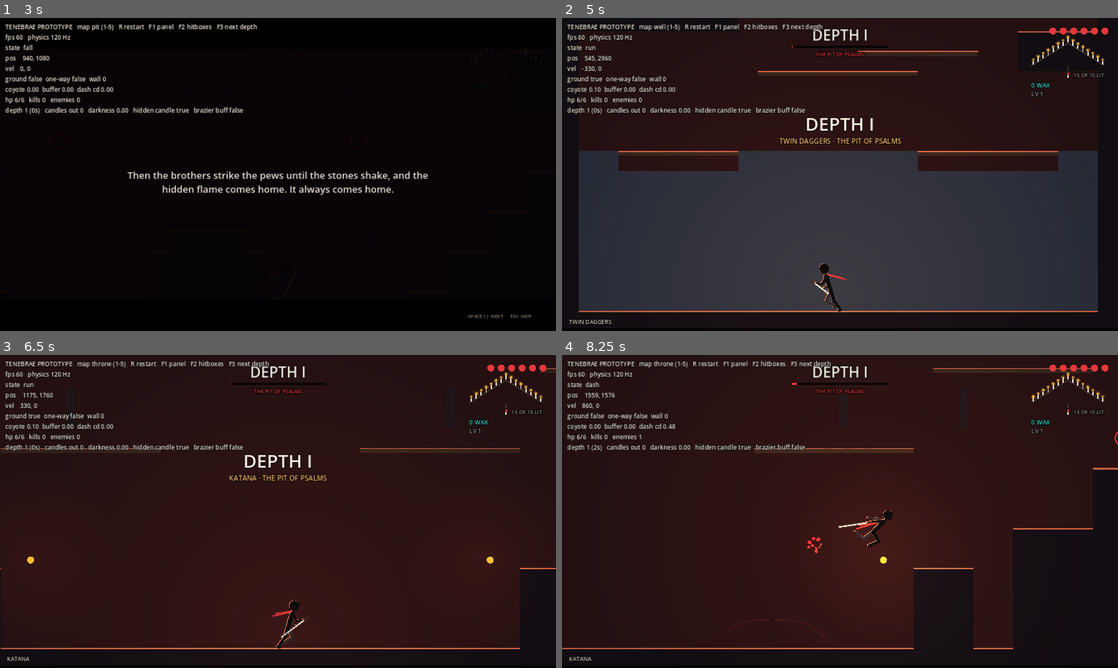
Above: before the commit, frames 1-4 (two rows, left to right).
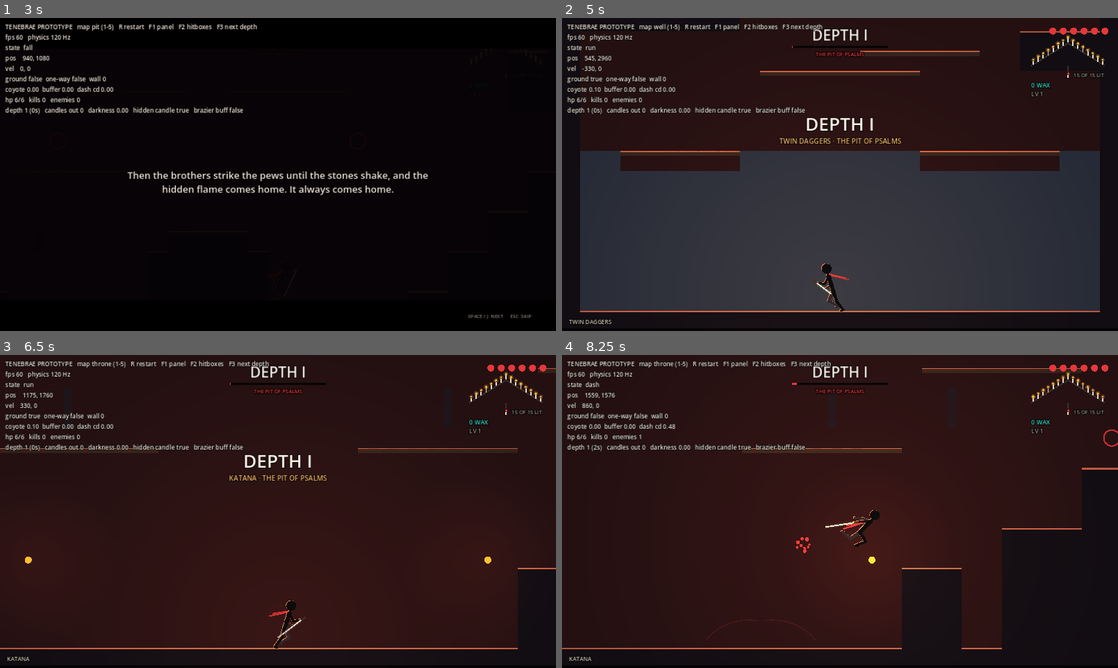
Above: after the commit, the same moments.

Repository: grrts/tenebrae
Game: Godot game, scene res://main.tscn
The game is run twice, just before and just after one commit, with the same random seed, the same clock (stepped at 60 frames per second) and the same inputs.
Inputs:
- Up to frame 1 (3 s): hold D (right) 0.53-1.28 s; tap J (attack) at 0.6 s; tap Space (jump) at 0.77, 1.07, 1.52, 1.82 s; hold S (down) 1.28-2.03 s; tap K (dash) at 1.35 s; hold D (right) 2.03-2.78 s; tap R at 2.1 s; tap Enter at 2.75 s; hold W (up) from 2.78 s (still down); tap 1 at 2.85 s
- Up to frame 2 (5 s): tap Space (jump) at 3.02, 3.32, 3.77, 4.07, 4.52, 4.82 s; release W (up) at 3.53 s; hold A (left) from 3.53 s (still down); tap 2 at 3.6 s; tap Escape (pause) at 4.15 s; tap 3 at 4.35 s
- Up to frame 3 (6.5 s): release A (left) at 5.03 s; hold S (down) 5.03-5.78 s; tap 4 at 5.1 s; tap Space (jump) at 5.75, 6.02, 6.32 s; hold D (right) from 5.78 s (still down); tap 5 at 5.85 s
- Up to frame 4 (8.25 s): release D (right) at 6.53 s; hold W (up) 6.53-7.28 s; tap Z at 6.6 s; tap Space (jump) at 6.77, 7.07, 7.52, 7.82 s; hold D (right) 7.28-8.03 s; tap X at 7.35 s; hold S (down) from 8.03 s (still down); tap Shift at 8.1 s

Frame 1 is identical in both runs. In frame 2, 0.6% of the frame differs, in the area x 3-97%, y 4-94%; in frame 3, 0.3%; in frame 4, 2.0%, in the area x 25-100%, y 4-94%.

Commit message:
Options menu (screen shake, fullscreen) and physics interpolation for smooth rendering on fast screens
Co-Authored-By: Claude Opus 5.5 <noreply@anthropic.com>
Claude-Session: https://claude.ai/code/session_01BJ7jmPXkpNQ8p4uAxaCYVo

Diff:
--- a/project.godot
+++ b/project.godot
@@ -20,6 +20,7 @@
 
 common/physics_ticks_per_second=120
 common/max_physics_steps_per_frame=12
+common/physics_interpolation=true
 
 [rendering]
 
--- a/src/enemy.gd
+++ b/src/enemy.gd
@@ -222,6 +222,7 @@
 			if not wd.is_solid(wd.cell(to.x), wd.cell(to.y - 20)) and wd.is_solid(wd.cell(to.x), wd.cell(to.y + 20)):
 				game.fx.burst(position + Vector2(0, -28), 10, Color("#b44dff"), 120)
 				position = to
+				reset_physics_interpolation()
 				vel = Vector2.ZERO
 				facing = 1 if p.position.x > position.x else -1
 				act = 0.5
--- a/src/main.gd
+++ b/src/main.gd
@@ -57,6 +57,9 @@
 var wins := 0
 var sets_done: Array[String] = []
 var unlocked_vigil := 0
+# options, saved with the meta progress
+var opt_shake := true
+var opt_fullscreen := false
 
 # --smoke (used by CI): a bot mashes inputs, depths fly by, and the run is forced
 # through the boss, the hidden candle and a death, then the game quits.
@@ -119,6 +122,8 @@
 	if smoke:
 		depth_time = 2.0
 		print("smoke test: start")
+	_load_meta()
+	_apply_options()
 	start(0, not smoke)
 
 
@@ -173,7 +178,16 @@
 				open_pause()
 				var m = hud.menu
 				hud.menu = null
+				m.cb.call(1)
+				for k in 3:
+					# shake off, shake on, back to pause, then resume
+					m = hud.menu
+					hud.menu = null
+					m.cb.call([0, 0, 2][k])
+				m = hud.menu
+				hud.menu = null
 				m.cb.call(0)
+				print("smoke test: options ok, shake %s" % opt_shake)
 				hud.open_title(_smoke_title_ok)
 		3:
 			# every arena loads and runs briefly
@@ -275,6 +289,7 @@
 func open_pause() -> void:
 	var opts := [
 		{"id": "resume", "name": "RESUME", "desc": "Back into the dark.", "tag": ""},
+		{"id": "options", "name": "OPTIONS", "desc": "Screen shake and fullscreen.", "tag": ""},
 		{"id": "restart", "name": "RESTART", "desc": "Abandon this run. Wax you carry is lost.", "tag": ""},
 		{"id": "title", "name": "TITLE", "desc": "Abandon this run and return to the title.", "tag": ""},
 	]
@@ -287,6 +302,37 @@
 			start(0)
 		"title":
 			start(0, true)
+		"options":
+			open_options()
+
+
+func open_options() -> void:
+	var opts := [
+		{"id": "shake", "name": "SHAKE %s" % ("ON" if opt_shake else "OFF"), "desc": "Screen shake on hits, slams and bosses.", "tag": "OPTION"},
+		{"id": "full", "name": "FULLSCREEN %s" % ("ON" if opt_fullscreen else "OFF"), "desc": "Fill the screen, or play in a window.", "tag": "OPTION"},
+		{"id": "back", "name": "BACK", "desc": "Return to the pause menu.", "tag": ""},
+	]
+	hud.open_choice("OPTIONS", "SAVED BETWEEN SESSIONS", opts, _option_pick.bind(opts))
+
+
+func _option_pick(i: int, opts: Array) -> void:
+	match opts[i].id:
+		"shake":
+			opt_shake = not opt_shake
+		"full":
+			opt_fullscreen = not opt_fullscreen
+			_apply_options()
+		"back":
+			open_pause()
+			return
+	_save_meta()
+	open_options()
+
+
+func _apply_options() -> void:
+	if DisplayServer.get_name() == "headless":
+		return
+	DisplayServer.window_set_mode(DisplayServer.WINDOW_MODE_FULLSCREEN if opt_fullscreen else DisplayServer.WINDOW_MODE_WINDOWED)
 
 
 ## Swaps the arena under a running game: chapters move the run to a new dungeon.
@@ -303,6 +349,7 @@
 	world.load_map("res://maps/%s.txt" % MAPS[i])
 	player.position = world.spawn
 	player.vel = Vector2.ZERO
+	player.reset_physics_interpolation()
 	lights = Node2D.new()
 	add_child(lights)
 	brazier_lights.clear()
@@ -450,6 +497,8 @@
 		vigil_max = cfg.get_value("meta", "vigil_max", 0)
 		best_depth = cfg.get_value("meta", "best_depth", 0)
 		wins = cfg.get_value("meta", "wins", 0)
+		opt_shake = cfg.get_value("options", "shake", true)
+		opt_fullscreen = cfg.get_value("options", "fullscreen", false)
 
 
 func _save_meta() -> void:
@@ -460,6 +509,8 @@
 	cfg.set_value("meta", "vigil_max", vigil_max)
 	cfg.set_value("meta", "best_depth", best_depth)
 	cfg.set_value("meta", "wins", wins)
+	cfg.set_value("options", "shake", opt_shake)
+	cfg.set_value("options", "fullscreen", opt_fullscreen)
 	cfg.save(SAVE_PATH)
 
 
@@ -575,6 +626,7 @@
 	boss.position = Vector2(x, y)
 	add_child(boss)
 	move_child(boss, world.get_index() + 1)
+	boss.reset_physics_interpolation()
 	enemies.append(boss)
 	shake(0.7, 18)
 	hitstop = 0.15
@@ -722,6 +774,7 @@
 	e.position = at + (Vector2.ZERO if k == Enemy.Kind.GLOOMWING else Vector2(0, 18))
 	add_child(e)
 	move_child(e, world.get_index() + 1)
+	e.reset_physics_interpolation()
 	enemies.append(e)
 	fx.burst(at, 12, Color("#e5383b"), 140)
 
@@ -796,6 +849,8 @@
 
 
 func shake(t: float, mag: float) -> void:
+	if not opt_shake:
+		return
 	shake_t = maxf(shake_t, t)
 	shake_mag = maxf(shake_mag, mag)
 
Not shown, changed: README.md
